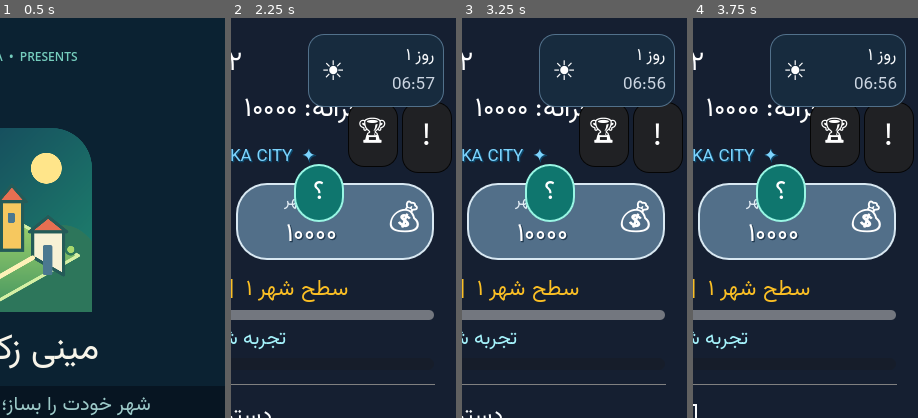
Above: before the commit, frames 1-4 (left to right).
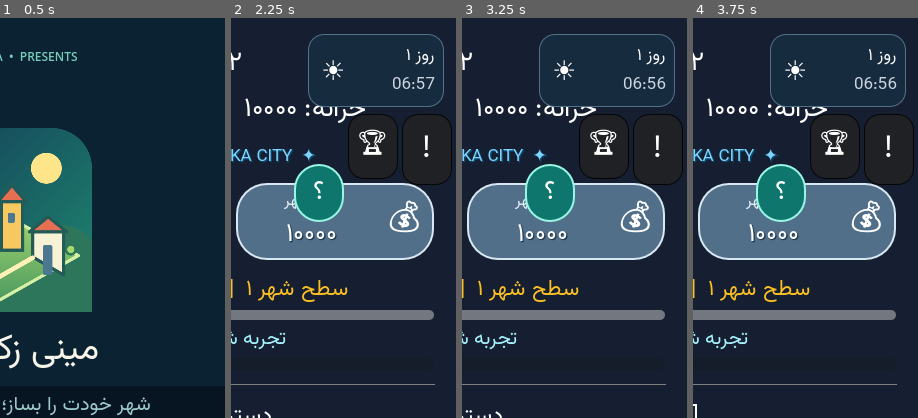
Above: after the commit, the same moments.

Repository: zekainstabot/mini-zeka-city
Game: Godot game, scene res://Main.tscn
Two runs of this game, one before a commit and one after it. Both use one fixed random seed, a clock stepped at 60 frames per second and the inputs below.
Inputs (mouse positions are % of the whole screen's width and height, from its top left):
- Up to frame 1 (0.5 s): no input
- Up to frame 2 (2.25 s): click (50, 54) at 0.52 s; type "12" at 0.6 s; click "🏛️ شهرداری و خدمات شهری" at 1.25 s; click "🏢 اقتصاد خصوصی و کسب‌وکارها" at 2 s
- Up to frame 3 (3.25 s): click "📋 گزارش‌ها و مشکلات شهر" at 2.75 s
- Up to frame 4 (3.75 s): click "🏗️ توسعه" at 3.5 s
The pictures show only the part of the screen within x 50-100%, y 0-50%; the shares and areas given below are measured in that part.

Frame 1 is identical in both runs. In frame 2, 1.3% of the frame differs, in the area x 52-99%, y 21-42%; in frame 3, 1.3%; in frame 4, 1.3%.

Commit message:
Fix report shortcut overlap with clock on narrow phones

Diff:
--- a/scripts/Main.gd
+++ b/scripts/Main.gd
@@ -913,12 +913,12 @@
 		if ranking_button != null and is_instance_valid(ranking_button):
 			ranking_button.custom_minimum_size = icon_size
 			ranking_button.size = icon_size
-			ranking_button.position = Vector2(right_edge - 108.0, inset.y + 84.0)
+			ranking_button.position = Vector2(right_edge - 108.0, inset.y + 96.0)
 			_apply_font(ranking_button, 21)
 		if report_button != null and is_instance_valid(report_button):
 			report_button.custom_minimum_size = icon_size
 			report_button.size = icon_size
-			report_button.position = Vector2(right_edge - 54.0, inset.y + 84.0)
+			report_button.position = Vector2(right_edge - 54.0, inset.y + 96.0)
 			_apply_font(report_button, 27)
 	else:
 		# Keep the same two-row visual rhythm on tablets and desktop-sized windows.
